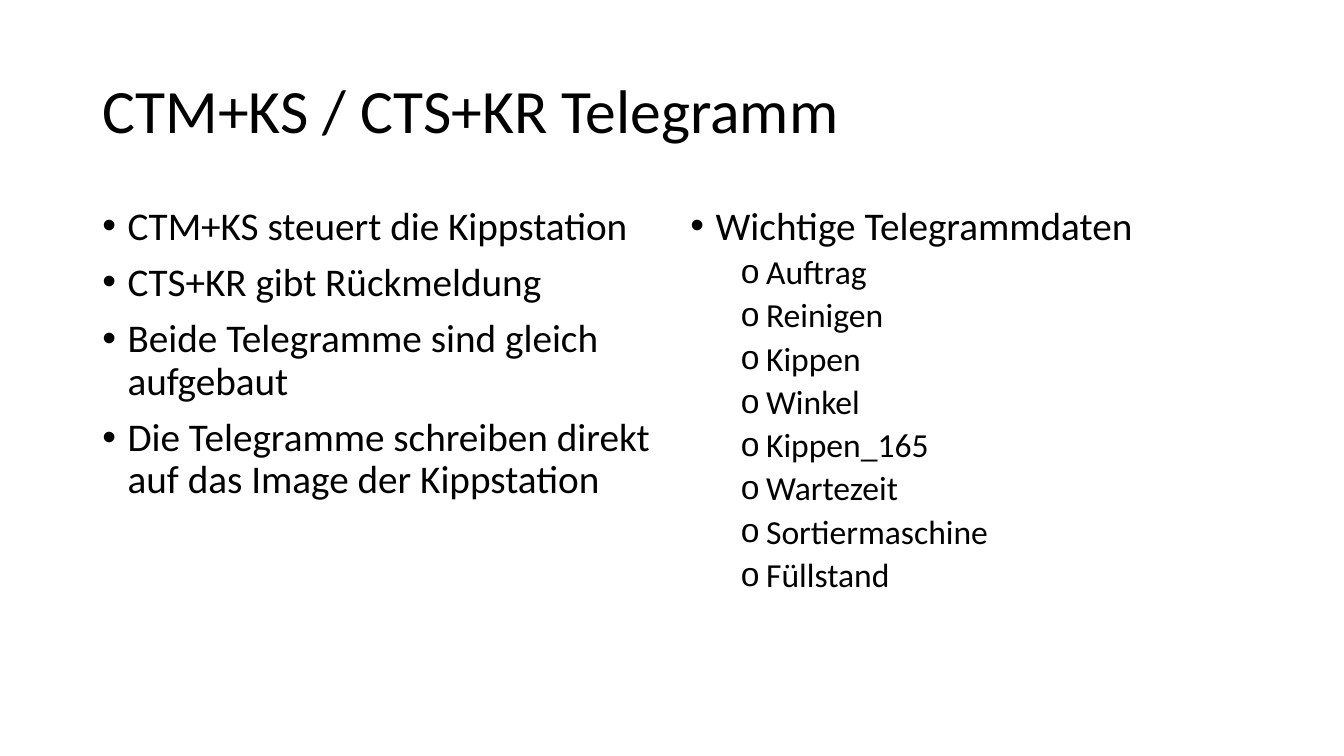
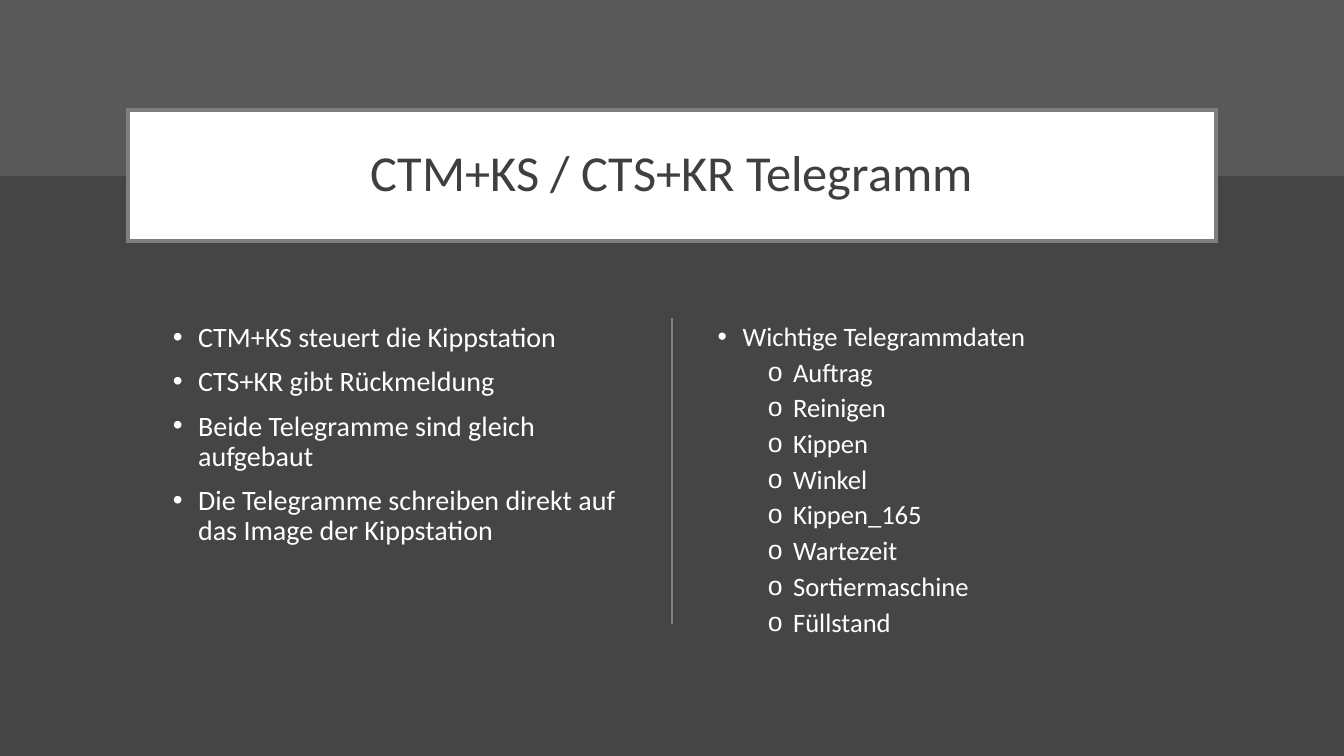
Before and after one commit to AkazeX/Schule, a slide deck: slide 11 of IPA.pptx. Drawn at 1344x756 pixels with LibreOffice and Linux fonts; fonts in the diff are those of the drawing. Boxes give left, top, right and bottom in pixels: in the first picture for what was removed or moved away, otherwise in the second. Text is boxed around its words. In the diff, an @@ line names an element or a change of style, - is before the commit and + after.

```diff
--- a/IPA.pptx
+++ b/IPA.pptx
@@ background #FFFFFF to #454545 @@
@@ rectangle added at box(0, 0, 1344, 176), fill #595959 @@
@@ title "CTM+KS / CTS+KR Telegramm": place and size @@
-title "CTM+KS / CTS+KR Telegramm" at box(102, 90, 838, 144)
+title "CTM+KS / CTS+KR Telegramm" at box(128, 110, 1217, 242)
@@ title "CTM+KS / CTS+KR Telegramm" at box(128, 110, 1217, 242): size 44 to 36 pt, text colour #000000 to #3F3F3F; alignment left to centre; fill none to #FFFFFF; outline none to #7F7F7F 3 pt @@
@@ text "CTM+KS steuert die Kippstation": place and size @@
-text "CTM+KS steuert die Kippstation" at box(128, 212, 650, 500)
+text "CTM+KS steuert die Kippstation" at box(198, 327, 615, 545)
@@ text "CTM+KS steuert die Kippstation" at box(198, 327, 615, 545): size 28 to 20 pt, text colour #000000 to #FFFFFF @@
@@ line added from (673, 319) to (673, 624), #7F7F7F 1.5 pt @@
@@ text "Wichtige Telegrammdaten": place and size @@
-text "Wichtige Telegrammdaten" at box(716, 212, 1133, 588)
+text "Wichtige Telegrammdaten" at box(743, 327, 1025, 632)
@@ text "Wichtige Telegrammdaten" at box(743, 327, 1025, 632): size 28 to 19 pt in "Wichtige Telegrammdaten"; text colour #000000 to #FFFFFF; size 24 to 19 pt in "Auftrag", "Reinigen", "Kippen", "Winkel" and 4 more places @@
```
Also in this commit, not shown: 18 other slides changed, 2 slides added, 1 slide removed, 1 other file.
